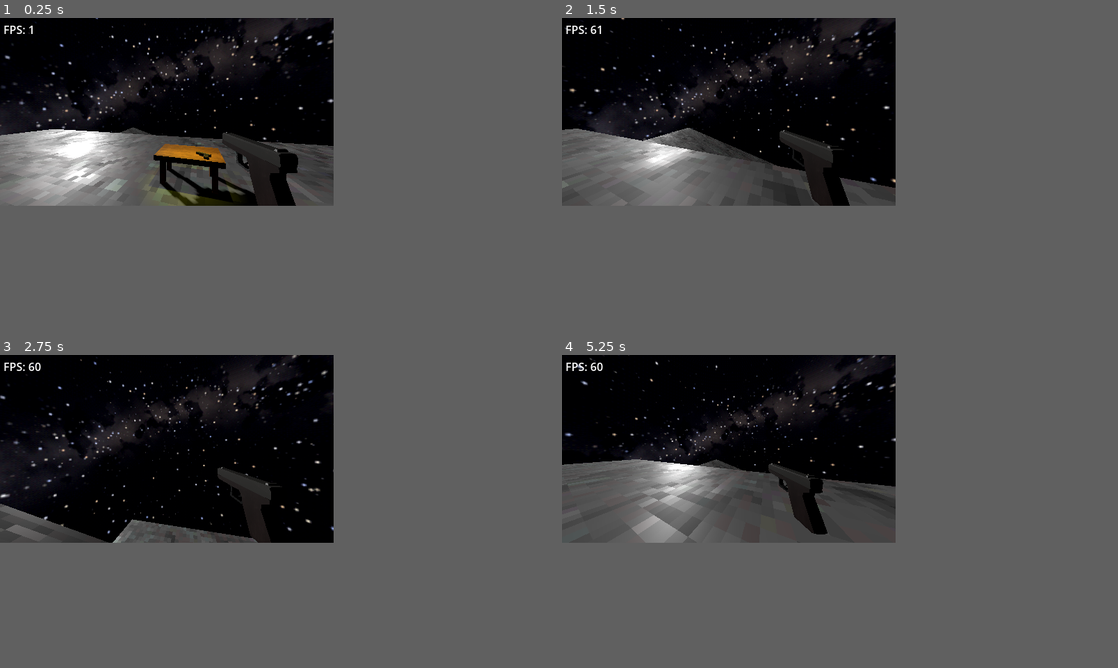
Above: before the commit, frames 1-4 (two rows, left to right).
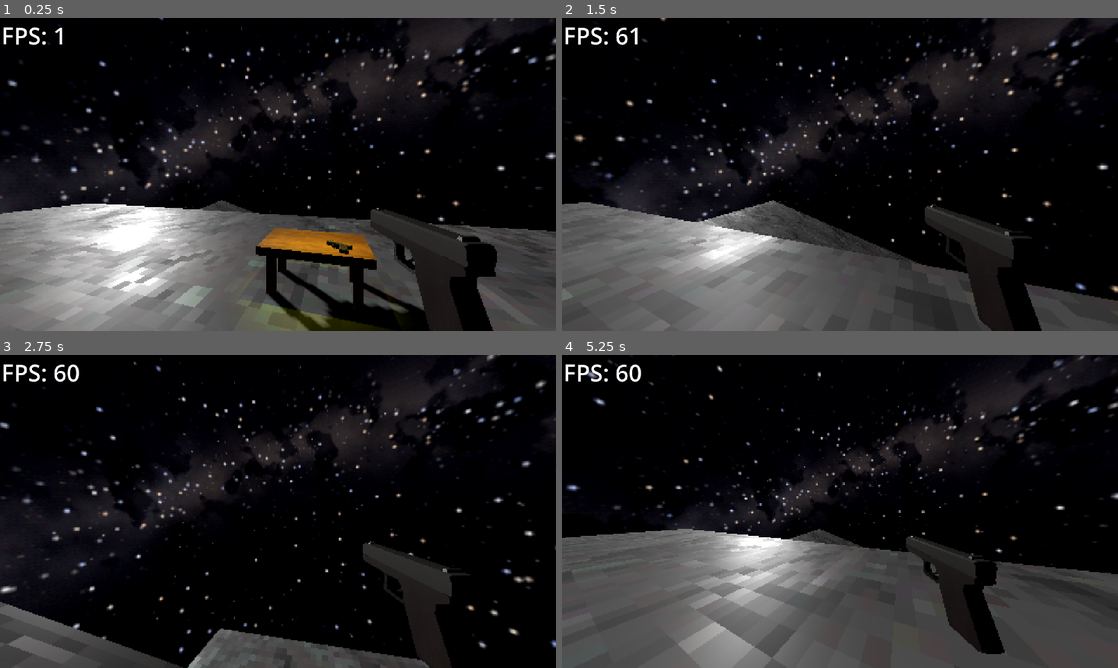
Above: after the commit, the same moments.

Repository: TheM0RSE/GameOff2026
Game: Godot game, scene res://Scenes/Main.tscn
Two runs of this game, one before a commit and one after it. Both use one fixed random seed, a clock stepped at 60 frames per second and the inputs below.
Inputs (mouse positions are in pixels of both pictures, inside the frame that each line leads up to):
- Up to frame 1 (0.25 s): no input
- Up to frame 2 (1.5 s): move the mouse to (745, 111) at 0.52 s; hold W (up) from 0.53 s (still down); tap Shift (Dash) at 0.6 s; tap Space (jump) at 0.77 s; move the mouse to (712, 111) at 1.27 s; tap Ctrl (Slide) at 1.35 s
- Up to frame 3 (2.75 s): keep holding W (up); tap Space (jump) at 1.52 s; move the mouse to (177, 445) at 2.02 s; click (177, 445) at 2.1 s
- Up to frame 4 (5.25 s): keep holding W (up); move the mouse to (723, 452) at 2.77 s; tap Shift (Dash) at 2.85, 5.1 s; tap Space (jump) at 3.02, 3.77, 4.52 s; move the mouse to (751, 452) at 3.52 s; hold Ctrl (Slide) 3.53-4.28 s; tap R (reset) at 4.15 s; move the mouse to (706, 445) at 4.27 s; click (706, 445) at 4.35 s; move the mouse to (734, 448) at 5.02 s
In our replay, the window is 480x270 before the commit and 800x450 after it. These sizes can differ from the game's own. Grey fills any space a smaller window leaves; there, only what the larger window draws over its background counts as a difference.

The runs differ from the first frame. In frame 1, 54% of the frame differs, in the area x 0-100%, y 0-100%; in frame 2, 48%; in frame 3, 25%; in frame 4, 55%.

Commit message:
Made a SubViewport to put the game into and exclude UI to get higher resolution UI; Tweaked some stuff

Diff:
--- a/Scenes/Main.tscn
+++ b/Scenes/Main.tscn
@@ -7,7 +7,6 @@
 [ext_resource type="PackedScene" uid="uid://bpo2s2glog4gk" path="res://Items/Glock/Glock.glb" id="5_pbw6q"]
 [ext_resource type="PackedScene" uid="uid://dulq0ckibflvo" path="res://Entities/WorkerRobot/WorkerRobot.tscn" id="7_50glp"]
 [ext_resource type="PackedScene" uid="uid://x8lmalqrs4c6" path="res://Entities/HipHopDancer/hip_hop_dancing.tscn" id="7_jw32o"]
-[ext_resource type="Script" uid="uid://yrluxyy2xw4n" path="res://Scenes/game_manager.gd" id="8_50glp"]
 [ext_resource type="Script" uid="uid://b7j8oinw4ygei" path="res://Scenes/fps.gd" id="9_vy5pj"]
 
 [sub_resource type="PanoramaSkyMaterial" id="PanoramaSkyMaterial_v1gob"]
@@ -33,12 +32,33 @@
 
 [node name="Main" type="Node3D" unique_id=1558236688]
 
-[node name="WorldEnvironment" type="WorldEnvironment" parent="." unique_id=1741461513]
+[node name="SubViewportContainer" type="SubViewportContainer" parent="." unique_id=1829836931]
+texture_filter = 1
+anchors_preset = 15
+anchor_right = 1.0
+anchor_bottom = 1.0
+grow_horizontal = 2
+grow_vertical = 2
+size_flags_horizontal = 3
+size_flags_vertical = 3
+stretch = true
+stretch_shrink = 4
+
+[node name="SubViewport" type="SubViewport" parent="SubViewportContainer" unique_id=481702302]
+handle_input_locally = false
+canvas_item_default_texture_filter = 0
+audio_listener_enable_3d = true
+size = Vector2i(480, 270)
+render_target_update_mode = 4
+
+[node name="World" type="Node3D" parent="SubViewportContainer/SubViewport" unique_id=895903765]
+
+[node name="WorldEnvironment" type="WorldEnvironment" parent="SubViewportContainer/SubViewport/World" unique_id=1741461513]
 environment = SubResource("Environment_3n5wa")
 
-[node name="Lighting" type="Node3D" parent="." unique_id=1582039511]
+[node name="Lighting" type="Node3D" parent="SubViewportContainer/SubViewport/World" unique_id=1582039511]
 
-[node name="SpotLight3D" type="SpotLight3D" parent="Lighting" unique_id=722969662]
+[node name="SpotLight3D" type="SpotLight3D" parent="SubViewportContainer/SubViewport/World/Lighting" unique_id=722969662]
 transform = Transform3D(1, 0, 0, 0, -4.371139e-08, 1, 0, -1, -4.371139e-08, 0.20032477, 4.4667664, -5.5480857)
 light_color = Color(1, 1, 0, 1)
 light_energy = 16.0
@@ -47,77 +67,81 @@
 spot_attenuation = 2.03
 spot_angle = 48.258846
 
-[node name="DirectionalLight3D" type="DirectionalLight3D" parent="Lighting" unique_id=407121697]
+[node name="DirectionalLight3D" type="DirectionalLight3D" parent="SubViewportContainer/SubViewport/World/Lighting" unique_id=407121697]
 transform = Transform3D(-0.62728643, 0.23172829, -0.74351454, -0.13602789, 0.9074293, 0.39757875, 0.76681685, 0.3505344, -0.5376965, 0, 6.527805, 0)
 shadow_enabled = true
 
-[node name="Player" parent="." unique_id=1972926718 instance=ExtResource("1_r150o")]
+[node name="Player" parent="SubViewportContainer/SubViewport/World" unique_id=1972926718 instance=ExtResource("1_r150o")]
 transform = Transform3D(0.9623565, 0, 0.27179015, 0, 1, 0, -0.27179015, 0, 0.9623565, 0.63244486, 3.736394, -0.85529494)
 floor_snap_length = 0.5
 
-[node name="NavigationRegion3D" type="NavigationRegion3D" parent="." unique_id=1232932362]
+[node name="NavigationRegion3D" type="NavigationRegion3D" parent="SubViewportContainer/SubViewport/World" unique_id=1232932362]
 navigation_mesh = SubResource("NavigationMesh_3n5wa")
 
-[node name="Enviroment" type="Node3D" parent="NavigationRegion3D" unique_id=652988705]
+[node name="Enviroment" type="Node3D" parent="SubViewportContainer/SubViewport/World/NavigationRegion3D" unique_id=652988705]
 
-[node name="Platform" type="CSGBox3D" parent="NavigationRegion3D/Enviroment" unique_id=1294509167]
+[node name="Platform" type="CSGBox3D" parent="SubViewportContainer/SubViewport/World/NavigationRegion3D/Enviroment" unique_id=1294509167]
 transform = Transform3D(1, 0, 0, 0, 1, 0, 0, 0, 1, -5.0824785, -0.006436348, 8.15563)
 use_collision = true
 size = Vector3(36.134277, 1, 44.298706)
 material = ExtResource("3_v1gob")
 
-[node name="Platform2" type="CSGBox3D" parent="NavigationRegion3D/Enviroment" unique_id=15007281]
+[node name="Platform2" type="CSGBox3D" parent="SubViewportContainer/SubViewport/World/NavigationRegion3D/Enviroment" unique_id=15007281]
 transform = Transform3D(1, 0, 0, 0, 1, 0, 0, 0, 1, 7.5299435, -8.274081, -8.800354)
 use_collision = true
 size = Vector3(36.134277, 1, 44.298706)
 material = ExtResource("3_v1gob")
 
-[node name="Ramp" type="CSGBox3D" parent="NavigationRegion3D/Enviroment" unique_id=2079217558]
+[node name="Ramp" type="CSGBox3D" parent="SubViewportContainer/SubViewport/World/NavigationRegion3D/Enviroment" unique_id=2079217558]
 transform = Transform3D(0.8882551, 0.4495894, 0.0569345, -0.34149694, 1.2378091, 4.6569117e-09, -0.21482158, -0.10873184, 0.23541555, 0.14191723, -4.7849145, -18.672918)
 use_collision = true
 size = Vector3(25.778076, 1, 44.298706)
 material = ExtResource("3_v1gob")
 
-[node name="CSGBox3D" type="CSGBox3D" parent="NavigationRegion3D/Enviroment" unique_id=1483952512]
+[node name="CSGBox3D" type="CSGBox3D" parent="SubViewportContainer/SubViewport/World/NavigationRegion3D/Enviroment" unique_id=1483952512]
 transform = Transform3D(1, 0, 0, 0, 0.12814212, 0, 0, 0, 1, -3.897705, 0.2959094, 4.6726074)
 use_collision = true
 size = Vector3(8.79541, 17.690247, 10.345215)
 material = ExtResource("3_v1gob")
 
-[node name="Props" type="Node3D" parent="NavigationRegion3D/Enviroment" unique_id=1579552728]
+[node name="Props" type="Node3D" parent="SubViewportContainer/SubViewport/World/NavigationRegion3D/Enviroment" unique_id=1579552728]
 
-[node name="Glock" parent="NavigationRegion3D/Enviroment/Props" unique_id=1933181250 instance=ExtResource("5_pbw6q")]
+[node name="Glock" parent="SubViewportContainer/SubViewport/World/NavigationRegion3D/Enviroment/Props" unique_id=1933181250 instance=ExtResource("5_pbw6q")]
 transform = Transform3D(0.18302657, 0.0806305, 3.5244714e-09, 0, -8.742278e-09, 0.2, 0.0806305, -0.18302657, -8.000345e-09, 0.8877673, 1.7368746, -5.3406367)
 
-[node name="Table" parent="NavigationRegion3D/Enviroment/Props" unique_id=1948378116 instance=ExtResource("4_rgh2o")]
+[node name="Table" parent="SubViewportContainer/SubViewport/World/NavigationRegion3D/Enviroment/Props" unique_id=1948378116 instance=ExtResource("4_rgh2o")]
 transform = Transform3D(1, 0, 0, 0, 1, 0, 0, 0, 1, 1.2193736, 0.49999952, -5.2559977)
 
-[node name="Table2" parent="NavigationRegion3D/Enviroment/Props" unique_id=1044737279 instance=ExtResource("4_rgh2o")]
+[node name="Table2" parent="SubViewportContainer/SubViewport/World/NavigationRegion3D/Enviroment/Props" unique_id=1044737279 instance=ExtResource("4_rgh2o")]
 transform = Transform3D(1, 0, 0, 0, 1, 0, 0, 0, 1, 8.722375, 0.49999952, 7.205035)
 
-[node name="Table3" parent="NavigationRegion3D/Enviroment/Props" unique_id=375260424 instance=ExtResource("4_rgh2o")]
+[node name="Table3" parent="SubViewportContainer/SubViewport/World/NavigationRegion3D/Enviroment/Props" unique_id=375260424 instance=ExtResource("4_rgh2o")]
 transform = Transform3D(1, 0, 0, 0, 1, 0, 0, 0, 1, -13.953568, 0.5000005, 6.1796055)
 
-[node name="Table4" parent="NavigationRegion3D/Enviroment/Props" unique_id=1987664213 instance=ExtResource("4_rgh2o")]
+[node name="Table4" parent="SubViewportContainer/SubViewport/World/NavigationRegion3D/Enviroment/Props" unique_id=1987664213 instance=ExtResource("4_rgh2o")]
 transform = Transform3D(0.0074526137, 0, -0.9999722, 0, 1, 0, 0.9999722, 0, 0.0074526137, -2.2956896, 0.5000005, 21.205517)
 
-[node name="Hip Hop Dancing" parent="." unique_id=1385225825 instance=ExtResource("7_jw32o")]
+[node name="Hip Hop Dancing" parent="SubViewportContainer/SubViewport/World" unique_id=1385225825 instance=ExtResource("7_jw32o")]
 transform = Transform3D(-1, 0, 8.742278e-08, 0, 1, 0, -8.742278e-08, 0, -1, -3.7819068, 1.4453683, 4.540786)
 
-[node name="Customer" parent="." unique_id=1439125245 node_paths=PackedStringArray("player") instance=ExtResource("7_50glp")]
+[node name="Customer" parent="SubViewportContainer/SubViewport/World" unique_id=1439125245 node_paths=PackedStringArray("player") instance=ExtResource("7_50glp")]
 transform = Transform3D(1, 0, 0, 0, 1, 0, 0, 0, 1, 9.394899, 0.49489495, 3.121523)
 player = NodePath("../Player")
 
-[node name="GameManager" type="Node3D" parent="." unique_id=1375902964]
-script = ExtResource("8_50glp")
+[node name="UI" type="Control" parent="." unique_id=549994049]
+layout_mode = 3
+anchors_preset = 0
+offset_right = 40.0
+offset_bottom = 40.0
 
-[node name="CanvasLayer" type="CanvasLayer" parent="." unique_id=786350411]
+[node name="CanvasLayer" type="CanvasLayer" parent="UI" unique_id=786350411]
 
-[node name="FPS" type="Label" parent="CanvasLayer" unique_id=2079685056]
+[node name="FPS" type="Label" parent="UI/CanvasLayer" unique_id=2079685056]
 texture_filter = 1
 offset_left = 5.0
 offset_top = 5.0
-offset_right = 45.0
-offset_bottom = 28.0
+offset_right = 363.0
+offset_bottom = 112.0
 size_flags_horizontal = 4
+theme_override_font_sizes/font_size = 80
 script = ExtResource("9_vy5pj")
--- a/project.godot
+++ b/project.godot
@@ -15,10 +15,14 @@
 config/features=PackedStringArray("4.7", "Forward Plus")
 config/icon="res://icon.svg"
 
+[autoload]
+
+GameManager="*uid://yrluxyy2xw4n"
+
 [display]
 
-window/size/viewport_width=480
-window/size/viewport_height=270
+window/size/viewport_width=1920
+window/size/viewport_height=1080
 window/size/mode=4
 window/size/resizable=false
 window/stretch/mode="viewport"
@@ -28,28 +32,24 @@
 up={
 "deadzone": 0.2,
 "events": [Object(InputEventKey,"resource_local_to_scene":false,"resource_name":"","device":-1,"window_id":0,"alt_press …(192 unchanged characters)…
-, Object(InputEventKey,"resource_local_to_scene":false,"resource_name":"","device":-1,"window_id":0,"alt_pressed":false,"shift_pressed":false,"ctrl_pressed":false,"meta_pressed":false,"pressed":false,"keycode":0,"physical_keycode":4194319,"key_label":0,"unicode":0,"location":0,"echo":false,"script":null)
 , Object(InputEventJoypadMotion,"resource_local_to_scene":false,"resource_name":"","device":-1,"axis":1,"axis_value":-1.0,"script":null)
 ]
 }
 down={
 "deadzone": 0.2,
 "events": [Object(InputEventKey,"resource_local_to_scene":false,"resource_name":"","device":-1,"window_id":0,"alt_press …(192 unchanged characters)…
-, Object(InputEventKey,"resource_local_to_scene":false,"resource_name":"","device":-1,"window_id":0,"alt_pressed":false,"shift_pressed":false,"ctrl_pressed":false,"meta_pressed":false,"pressed":false,"keycode":0,"physical_keycode":4194322,"key_label":0,"unicode":0,"location":0,"echo":false,"script":null)
 , Object(InputEventJoypadMotion,"resource_local_to_scene":false,"resource_name":"","device":-1,"axis":1,"axis_value":1.0,"script":null)
 ]
 }
 left={
 "deadzone": 0.2,
 "events": [Object(InputEventKey,"resource_local_to_scene":false,"resource_name":"","device":-1,"window_id":0,"alt_press …(191 unchanged characters)…
-, Object(InputEventKey,"resource_local_to_scene":false,"resource_name":"","device":-1,"window_id":0,"alt_pressed":false,"shift_pressed":false,"ctrl_pressed":false,"meta_pressed":false,"pressed":false,"keycode":0,"physical_keycode":4194319,"key_label":0,"unicode":0,"location":0,"echo":false,"script":null)
 , Object(InputEventJoypadMotion,"resource_local_to_scene":false,"resource_name":"","device":-1,"axis":0,"axis_value":-1.0,"script":null)
 ]
 }
 right={
 "deadzone": 0.2,
 "events": [Object(InputEventKey,"resource_local_to_scene":false,"resource_name":"","device":-1,"window_id":0,"alt_press …(192 unchanged characters)…
-, Object(InputEventKey,"resource_local_to_scene":false,"resource_name":"","device":-1,"window_id":0,"alt_pressed":false,"shift_pressed":false,"ctrl_pressed":false,"meta_pressed":false,"pressed":false,"keycode":0,"physical_keycode":4194321,"key_label":0,"unicode":0,"location":0,"echo":false,"script":null)
 , Object(InputEventJoypadMotion,"resource_local_to_scene":false,"resource_name":"","device":-1,"axis":0,"axis_value":1.0,"script":null)
 ]
 }
